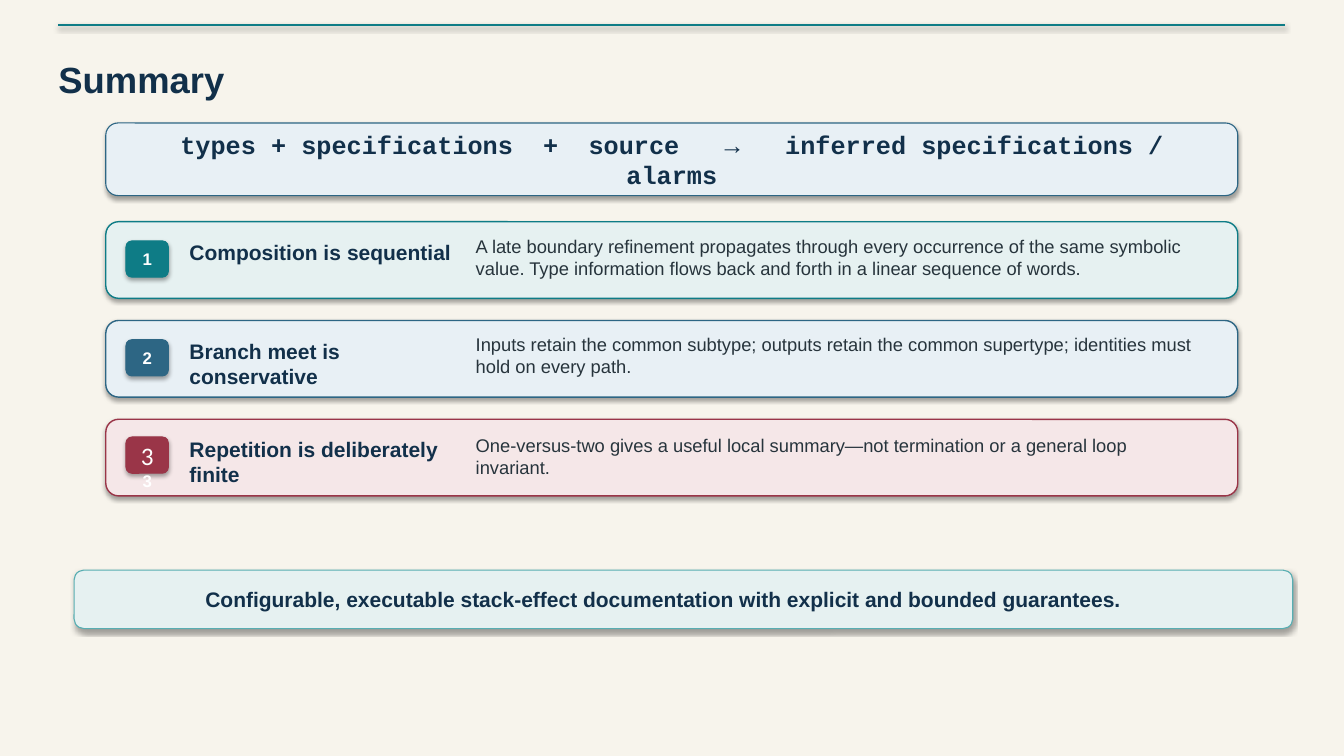
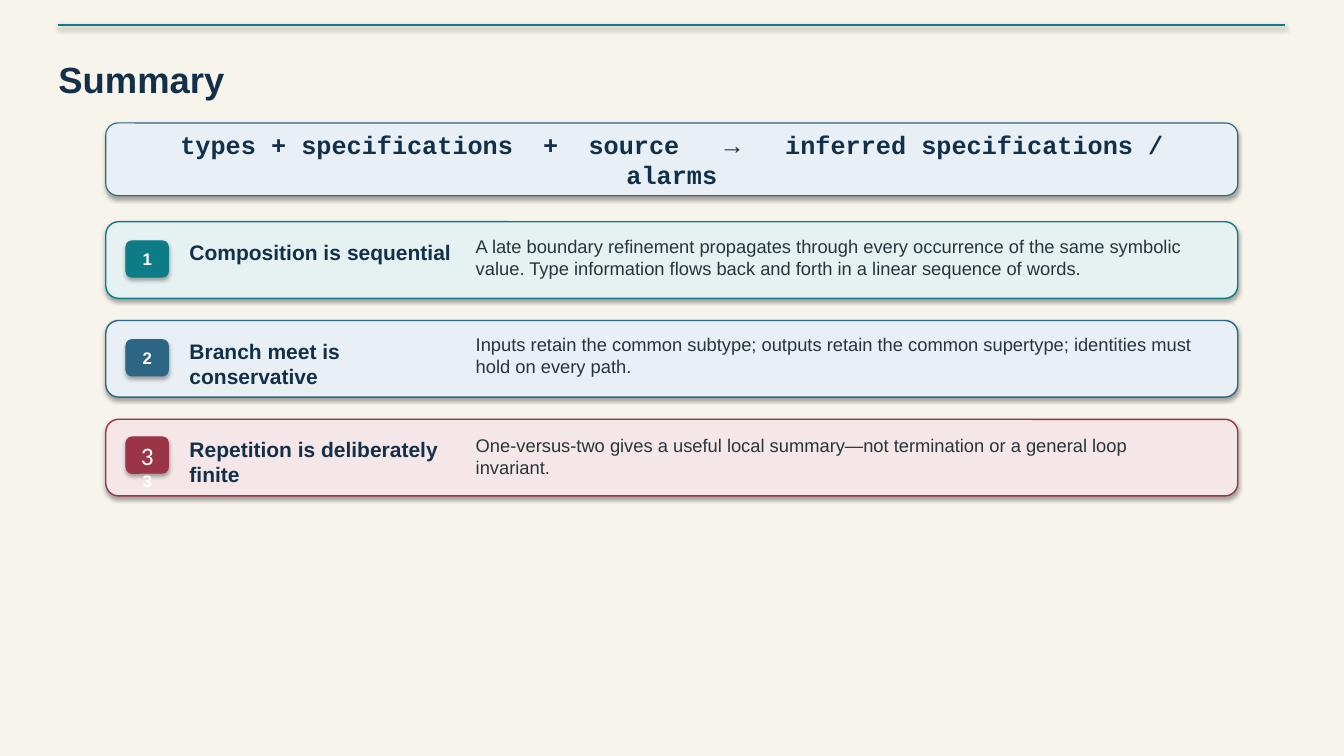
Before and after one commit to jpoial/evaluator, a slide deck: slide 24 of Configurable_Static_Type_Checking_EuroForth.pptx (slide 25 before the commit). Drawn at 1344x756 pixels with LibreOffice and Linux fonts; fonts in the diff are those of the drawing. Boxes give left, top, right and bottom in pixels: in the first picture for what was removed or moved away, otherwise in the second. Text is boxed around its words. In the diff, an @@ line names an element or a change of style, - is before the commit and + after.

```diff
--- a/Configurable_Static_Type_Checking_EuroForth.pptx
+++ b/Configurable_Static_Type_Checking_EuroForth.pptx
@@ rounded rectangle removed at [74,571,1293,629] @@
@@ text removed at [205,591,1121,612] @@
-Configurable, executable stack-effect documentation with explicit and bounded guarantees.
```
Also in this commit, not shown: 11 other slides changed, 1 slide added, 2 slides removed, 1 other file.
